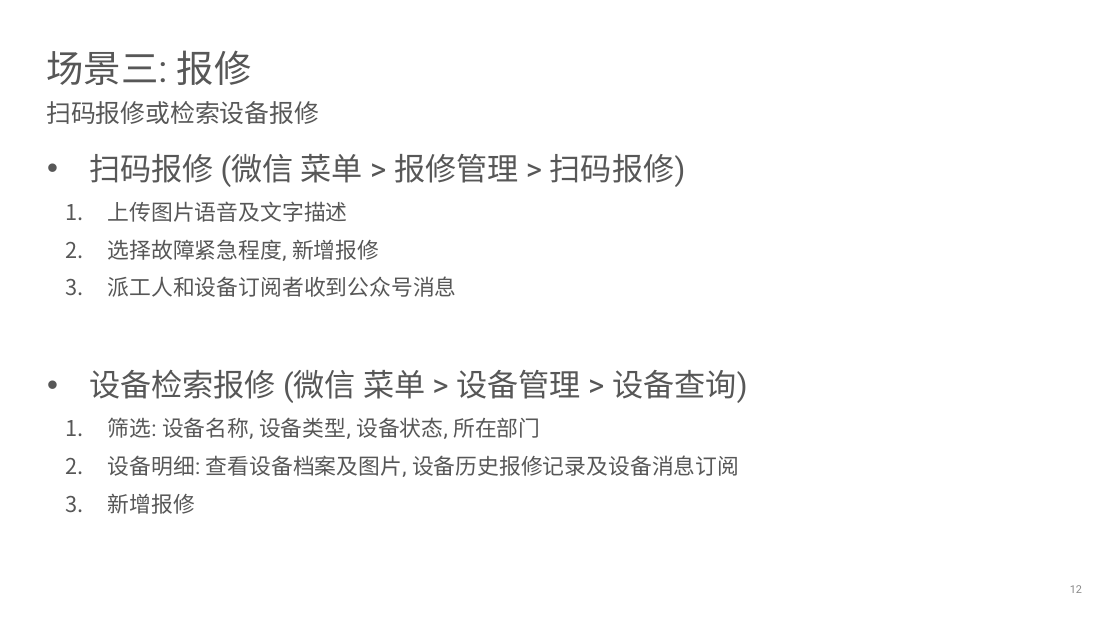
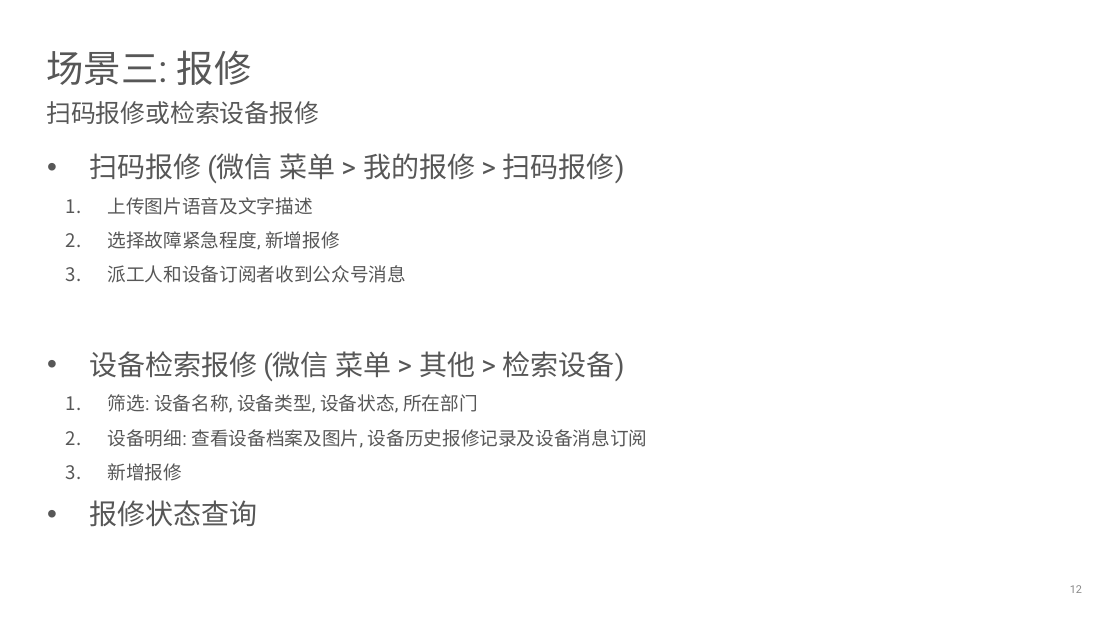
Before and after one commit to devhotmail/APMHome, a slide deck: slide 12 of Document/APM_userstories.pptx. Drawn at 1120x630 pixels with LibreOffice and Linux fonts; fonts in the diff are those of the drawing; background and template pictures are left out. Boxes give left, top, right and bottom in pixels: in the first picture for what was removed or moved away, otherwise in the second. Text is boxed around its words. In the diff, an @@ line names an element or a change of style, - is before the commit and + after.

```diff
--- a/Document/APM_userstories.pptx
+++ b/Document/APM_userstories.pptx
@@ text at (89, 153, 625, 183): text changed; size 20 to 18 pt @@
-• 扫码报修 (微信 菜单 > 报修管理 > 扫码报修)
+• 扫码报修 (微信 菜单 > 我的报修 > 扫码报修)
@@ text at (108, 197, 648, 481): size 14 to 12 pt in "上传图片语音及文字描述", "选择故障紧急程度, 新增报修", "派工人和设备订阅者收到公众号消息", "筛选: 设备名称, 设备类型, 设备状态, 所在部门" and 2 more places @@
@@ text at (89, 351, 625, 381): text changed; size 20 to 18 pt @@
-• 设备检索报修 (微信 菜单 > 设备管理 > 设备查询)
+• 设备检索报修 (微信 菜单 > 其他 > 检索设备)
@@ text at (89, 500, 257, 526): paragraph added @@
+• 报修状态查询
```
Also in this commit, not shown: 11 other slides changed.
